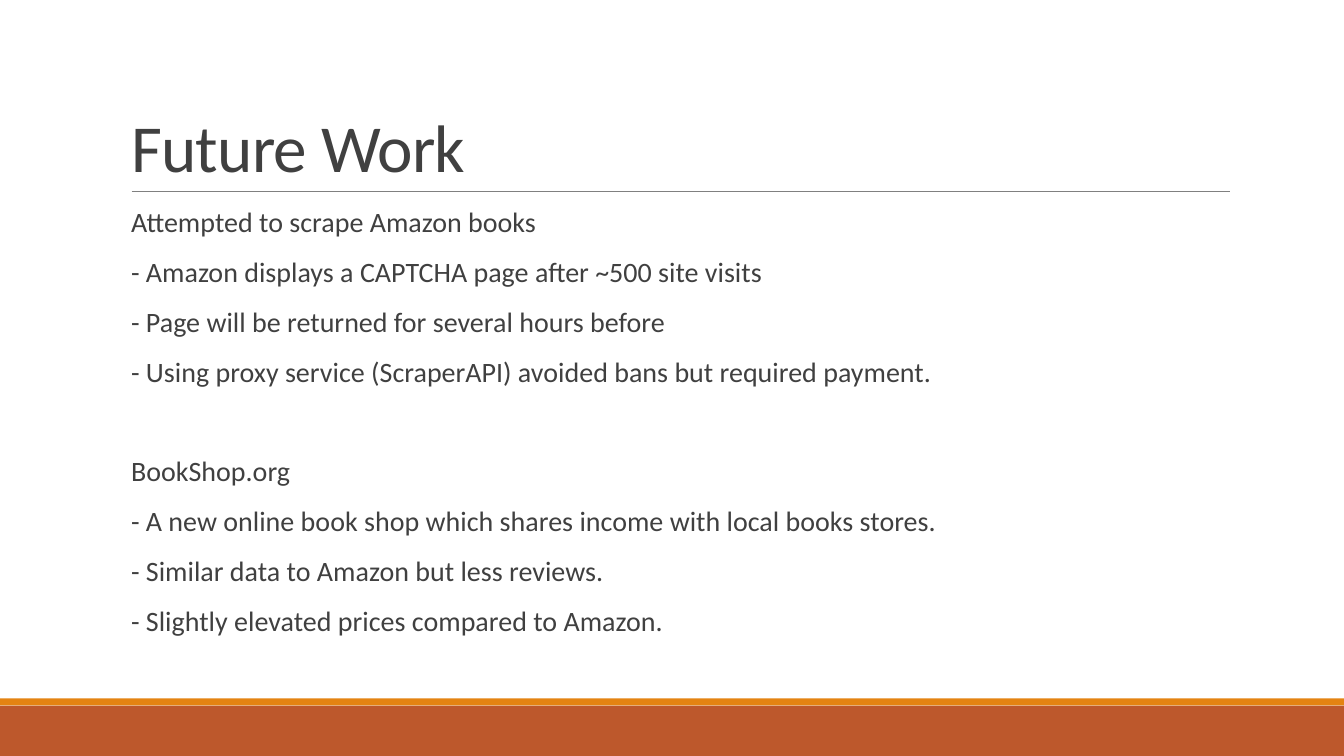
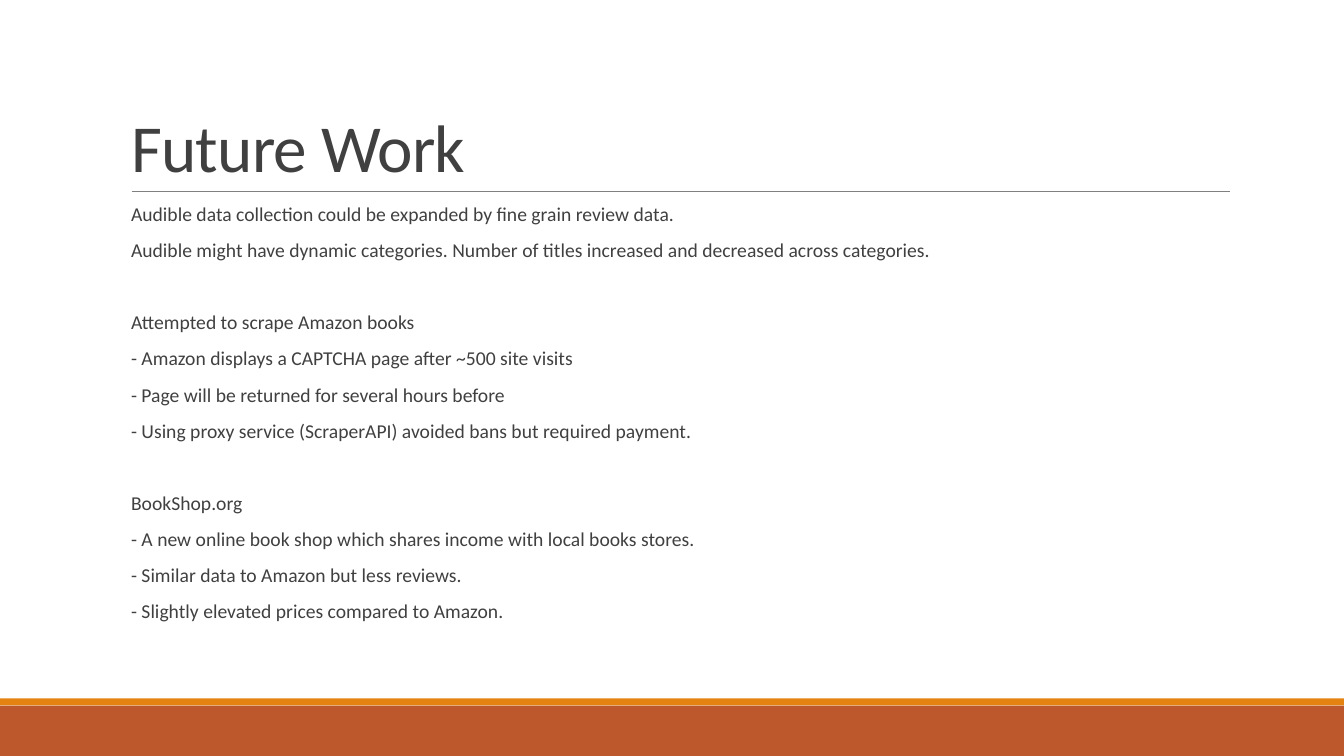
Before and after one commit to jwelch1123/finding_the_tree_in_the_forest, a slide deck: slide 9 of Presentation.pptx (slide 6 before the commit). Drawn at 1344x756 pixels with LibreOffice and Linux fonts; fonts in the diff are those of the drawing. Boxes give left, top, right and bottom in pixels: in the first picture for what was removed or moved away, otherwise in the second. Text is boxed around its words. In the diff, an @@ line names an element or a change of style, - is before the commit and + after.

Commit message:
worked on presentation and data analysis

```diff
--- a/Presentation.pptx
+++ b/Presentation.pptx
@@ text at bbox=[131, 207, 930, 261]: paragraphs added @@
+  Audible data collection could be expanded by fine grain review data.
+  Audible might have dynamic categories. Number of titles increased and decreased across categories.
@@ text at bbox=[131, 315, 694, 622]: size 20 to 14 pt in "Attempted to scrape Amazon books", "- Amazon displays a CAPTCHA page after ...", "- Page will be returned for several ...", "- Using proxy service (ScraperAPI) avoided bans ..." and 4 more places; line spacing 0.9 to 0.7 @@
```
Also in this commit, not shown: 6 slides added, 3 slides removed, 1 other file.
